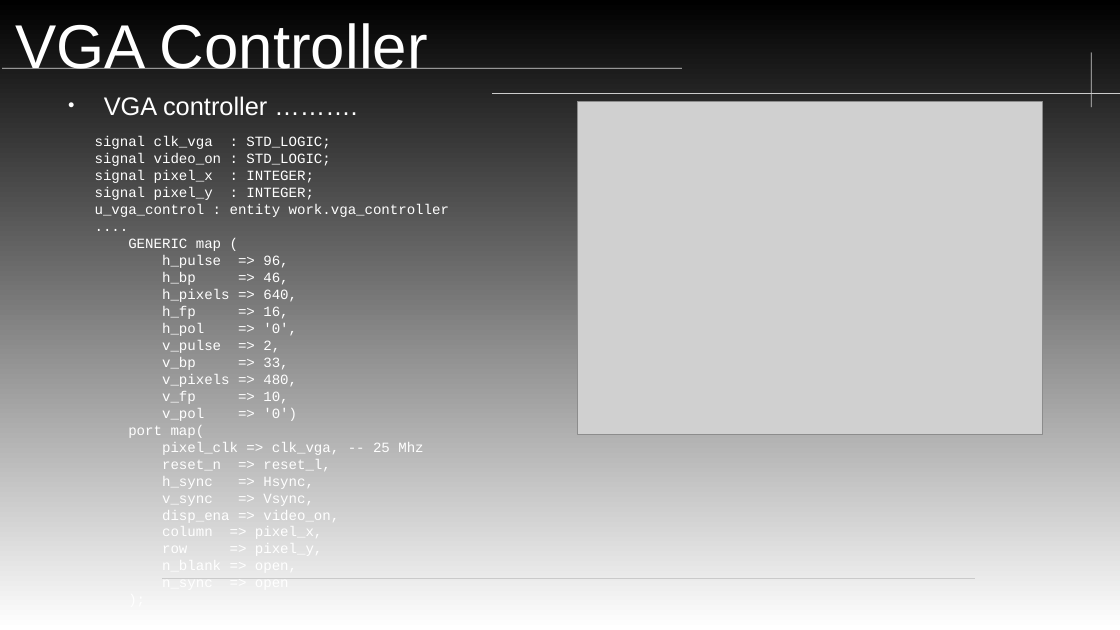
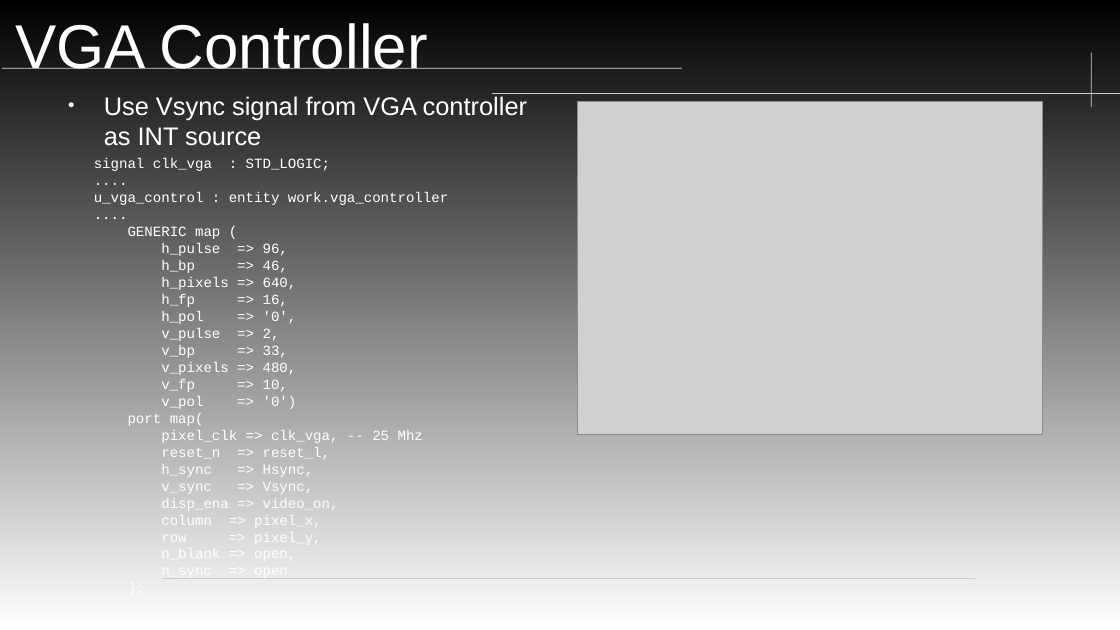
Before and after one commit to neiderm/retro_comp_fpga, a slide deck: slide 5 of docs/soc_t80_cpu_IRQ.odp. Drawn at 1120x630 pixels with LibreOffice and Linux fonts; fonts in the diff are those of the drawing; grey boxes stand for pictures; background and template pictures are left out. Boxes give left, top, right and bottom in pixels: in the first picture for what was removed or moved away, otherwise in the second. Text is boxed around its words. In the diff, an @@ line names an element or a change of style, - is before the commit and + after.

```diff
--- a/docs/soc_t80_cpu_IRQ.odp
+++ b/docs/soc_t80_cpu_IRQ.odp
@@ text at bbox=[104, 96, 527, 146]: text changed @@
-● VGA controller ……….
+● Use Vsync signal from VGA controller as INT source
@@ text "signal clk_vga : STD_LOGIC;": place and size @@
-text "signal clk_vga : STD_LOGIC;" at bbox=[95, 136, 449, 541]
+text "signal clk_vga : STD_LOGIC;" at bbox=[94, 158, 448, 546]
@@ text at bbox=[95, 153, 330, 200]: text changed @@
-signal video_on : STD_LOGIC;
-signal pixel_x : INTEGER;
-signal pixel_y : INTEGER;
+....
```
Also in this commit, not shown: 3 other slides changed, 5 slides removed.
